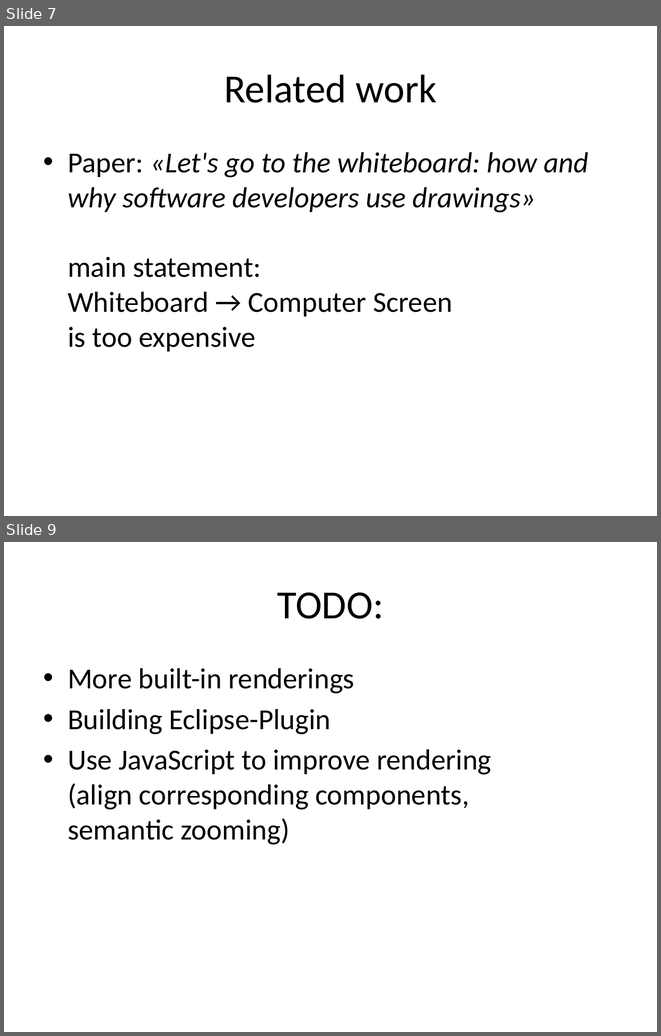
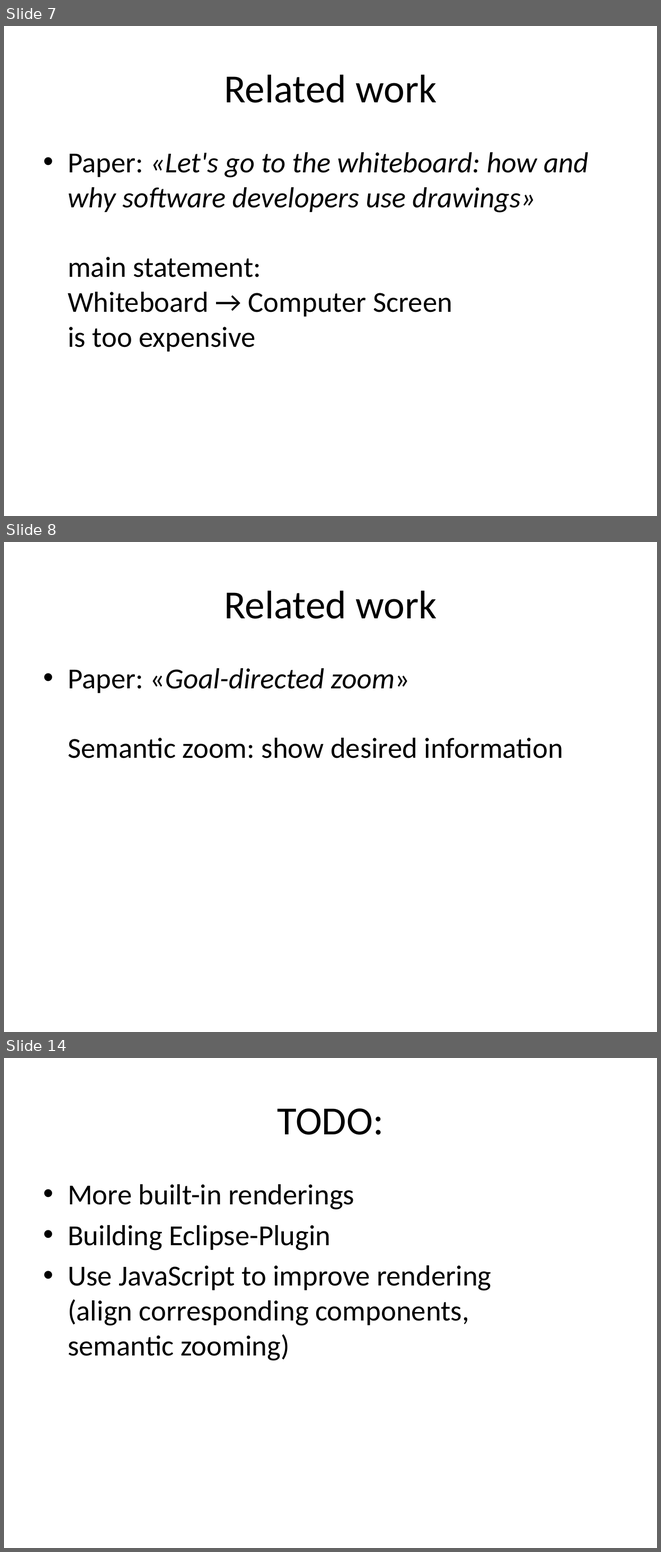
Before and after one commit to CedricReichenbach/DoodleDebug, a slide deck: presentations/Demo DoodleDebug Jan-2011.pptx. Shown one above the other, each under a label of ours: slides 7 and 9 before the commit, slides 7, 8 and 14 after it; the slides between them are not shown. The pictures are 661x1036 and 661x1552 pixels, drawn with LibreOffice and Linux fonts; fonts in the diff are those of the drawing. Boxes give left, top, right and bottom in pixels: in the first picture for what was removed or moved away, otherwise in the second. Text is boxed around its words. In the diff, an @@ line names an element or a change of style, - is before the commit and + after.

```diff
--- a/presentations/Demo DoodleDebug Jan-2011.pptx
+++ b/presentations/Demo DoodleDebug Jan-2011.pptx
@@ slide 8 added at (4,542,657,1032), background #FFFFFF @@
@@ title added at (224,590,436,619), 44 pt, text #000000 @@
+Related work
@@ text added at (68,668,563,758), 32 pt, text #000000 @@
+• Paper: «Goal-directed zoom»
+  Semantic zoom: show desired information
@@ what was slide 9 is now slide 14 @@
```
Also in this commit, not shown: 1 slide changed, 6 other slides added, 2 slides removed, 4 other files.
